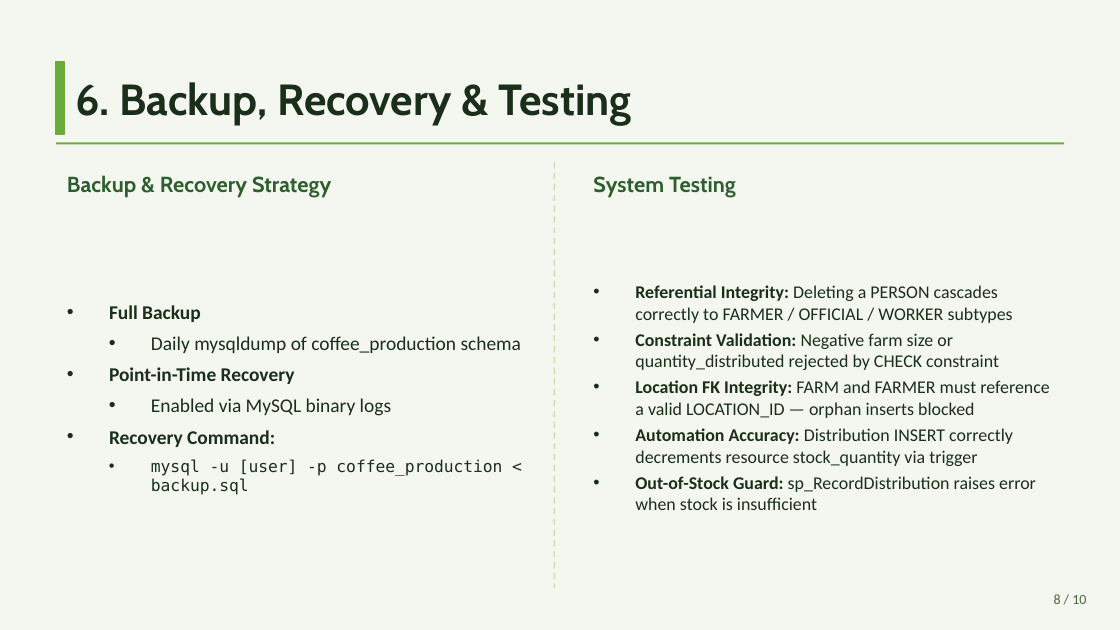
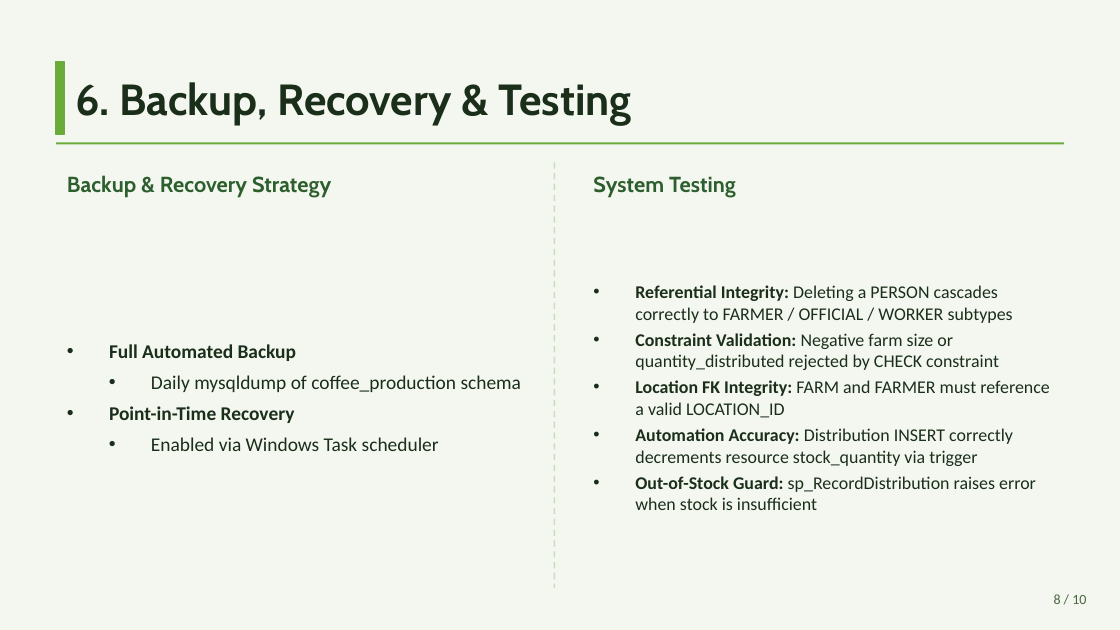
Before and after one commit to Mirembe-Peace/Group-5-final-exam, a slide deck: slide 7 of final coffee_production databse/Coffee data base_Group5 (1).pptx. Drawn at 1120x630 pixels with LibreOffice and Linux fonts; fonts in the diff are those of the drawing. Boxes give left, top, right and bottom in pixels: in the first picture for what was removed or moved away, otherwise in the second. Text is boxed around its words. In the diff, an @@ line names an element or a change of style, - is before the commit and + after.

```diff
--- a/final coffee_production databse/Coffee data base_Group5 (1).pptx
+++ b/final coffee_production databse/Coffee data base_Group5 (1).pptx
@@ text at (109, 344, 296, 361): text changed @@
-• Full Backup
+• Full Automated Backup
@@ text at (635, 380, 1049, 418): text changed @@
-• Location FK Integrity: FARM and FARMER must reference a valid LOCATION_ID — orphan inserts blocked
+• Location FK Integrity: FARM and FARMER must reference a valid LOCATION_ID
@@ text at (151, 437, 439, 451): text changed; size 10.5 to 12.5 pt; font DejaVu Sans Mono to Calibri @@
-  • Enabled via MySQL binary logs
-• Recovery Command:
-  • mysql -u [user] -p coffee_production < backup.sql
+  • Enabled via Windows Task scheduler
```
Also in this commit, not shown: 1 other slide changed, 25 other files.
